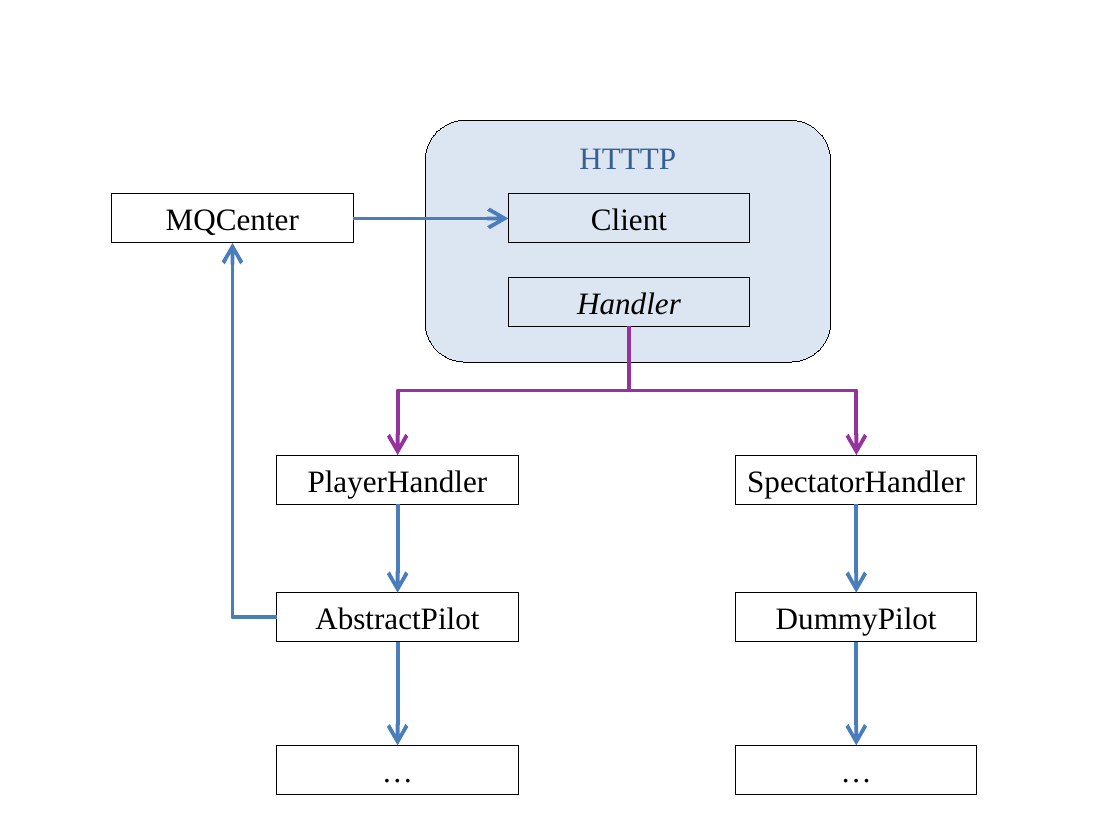
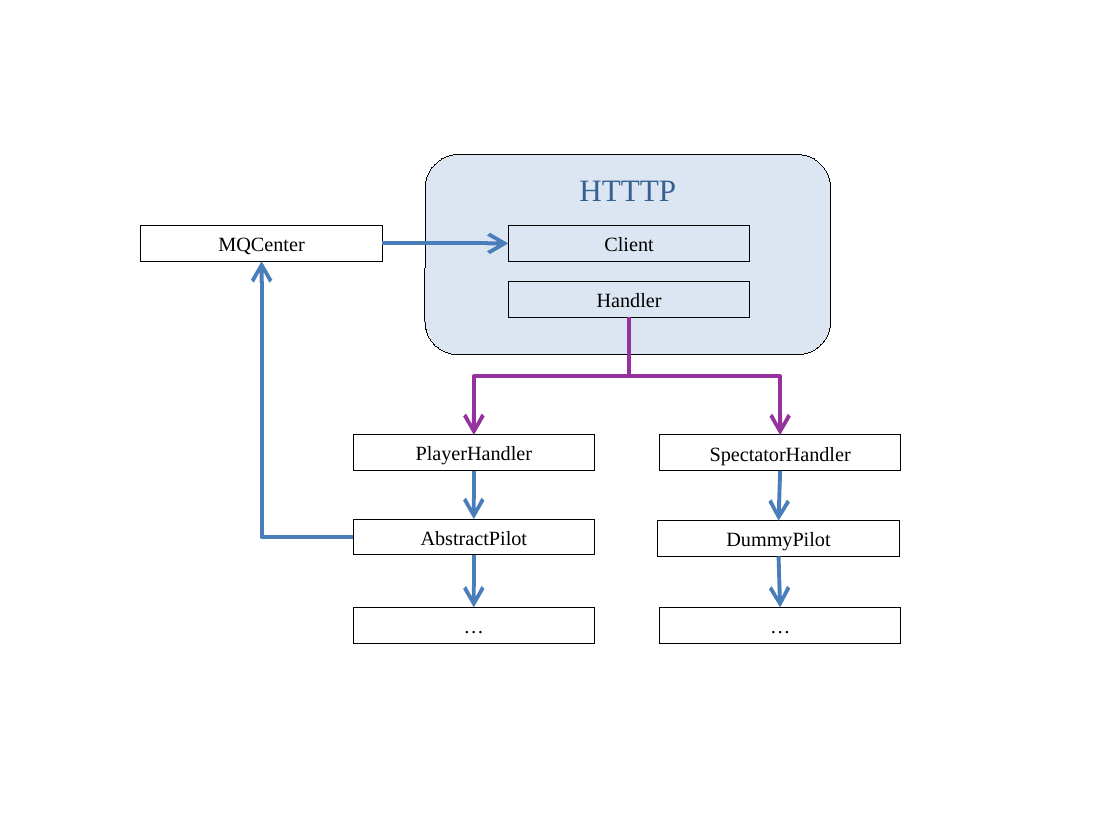
Before and after one commit to toonn/SilverSurfer, a slide deck: slide 5 of SilverSurferVerslag/Verslag demo 5/Klassendiagramma.pptx (slide 4 before the commit). Drawn at 1120x840 pixels with LibreOffice and Linux fonts; fonts in the diff are those of the drawing. Boxes give left, top, right and bottom in pixels: in the first picture for what was removed or moved away, otherwise in the second. Text is boxed around its words. In the diff, an @@ line names an element or a change of style, - is before the commit and + after.

```diff
--- a/SilverSurferVerslag/Verslag demo 5/Klassendiagramma.pptx
+++ b/SilverSurferVerslag/Verslag demo 5/Klassendiagramma.pptx
@@ rounded rectangle "HTTTP": place and size @@
-rounded rectangle "HTTTP" at [424,120,830,362]
+rounded rectangle "HTTTP" at [424,155,830,355]
@@ rectangle "MQCenter": place and size @@
-rectangle "MQCenter" at [112,194,354,243]
+rectangle "MQCenter" at [141,225,383,261]
@@ rectangle "Client": place and size @@
-rectangle "Client" at [508,194,750,243]
+rectangle "Client" at [508,225,750,261]
@@ elbow arrow moved from (277, 617) - (233, 243) to (353, 536) - (262, 261) @@
@@ arrow moved from (353, 218) - (508, 218) to (382, 243) - (508, 243) @@
@@ rectangle "Handler": place and size @@
-rectangle "Handler" at [508,277,750,326]
+rectangle "Handler" at [508,281,750,317]
@@ rectangle "Handler" at [508,281,750,317]: size 20 to 13 pt, italic off @@
@@ elbow arrow moved from (629, 326) - (398, 455) to (629, 317) - (474, 435) @@
@@ elbow arrow moved from (629, 326) - (857, 455) to (629, 317) - (781, 435) @@
@@ rectangle "PlayerHandler": place and size @@
-rectangle "PlayerHandler" at [277,455,519,504]
+rectangle "PlayerHandler" at [353,435,595,470]
@@ rectangle "SpectatorHandler": place and size @@
-rectangle "SpectatorHandler" at [736,455,978,504]
+rectangle "SpectatorHandler" at [660,435,902,470]
@@ arrow moved from (398, 504) - (398, 592) to (474, 470) - (474, 519) @@
@@ arrow moved from (857, 504) - (857, 592) to (781, 470) - (778, 521) @@
@@ rectangle "AbstractPilot": place and size @@
-rectangle "AbstractPilot" at [277,592,519,642]
+rectangle "AbstractPilot" at [353,519,595,554]
@@ rectangle "DummyPilot": place and size @@
-rectangle "DummyPilot" at [736,592,978,642]
+rectangle "DummyPilot" at [657,521,899,557]
@@ arrow moved from (398, 642) - (398, 745) to (474, 554) - (474, 607) @@
@@ arrow moved from (857, 642) - (857, 745) to (778, 557) - (781, 607) @@
@@ rectangle "…": place and size @@
-rectangle "…" at [277,745,519,794]
+rectangle "…" at [353,607,595,643]
@@ size 20 to 13 pt in 8 elements at [508,225,750,261], [141,225,383,261], [660,435,902,470], [353,435,595,470], [657,521,899,557], [353,519,595,554], [353,607,595,643], [660,607,902,643] @@
@@ rectangle "…": place and size @@
-rectangle "…" at [736,745,978,794]
+rectangle "…" at [660,607,902,643]
```
Also in this commit, not shown: 2 slides added, 7 other files.
